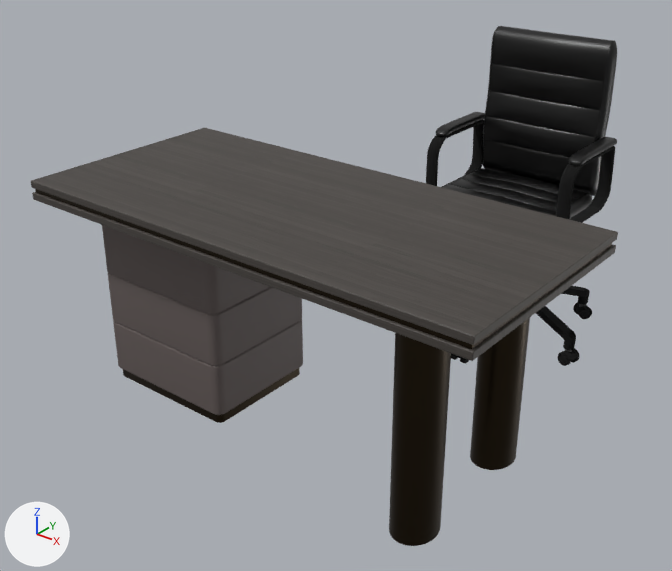
The glTF model public/models/scene.glb as it was, and as the next commit left it.
Rendered twice from a 50 mm camera at (1.09, -1.92, 1.71) aimed at (-0.66, 0.27, 0.35). Every picture has the same lights, and +X, +Y and +Z are marked at lower left. The older version comes first. Where no turn or scale is listed for an object, it has been applied to the vertices.

In view in the first picture: 'Accoudoirs', 'Assise', 'Dossier', 'Roulettes', 'bday2-130' and 1 more.
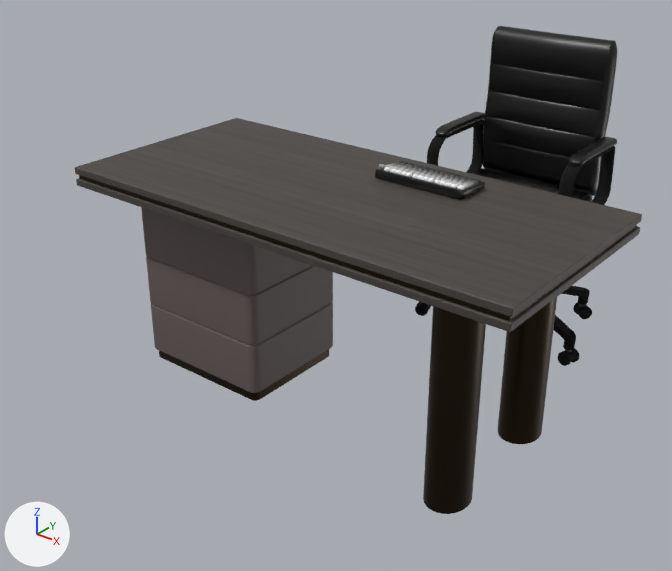
The newer file is also turned or shifted as a whole; pictures and numbers use the older file's frame.

Changed parts and their boxes (x1, y1, x2, y2) in the pictures (672 x 571 px):
'bday2-130', moved
    before: (31, 128, 618, 546)
    after: (75, 118, 642, 514)
'base', added
    after: (375, 161, 485, 200)
    faces in mat_frame_plastic (black #101010): (375, 165, 485, 199)
    faces in mat_white_keycaps (white #ffffff): (384, 167, 465, 190)
    faces in mat_light_gray_keycap_1 (grey #bebebe): (384, 165, 469, 188)
    faces in mat_dark_gray_kecaps (dark grey #515151): (395, 162, 479, 185)
    faces in mat_middle_gray_keycap (grey #7c7c7c): (392, 163, 475, 186)

Patch to the scene script:
```diff
--- a/public/models/scene.glb.py
+++ b/public/models/scene.glb.py
@@ img_keycap_legends @@
+img_keycap_legends = load_image('keycap_legends', '_unpacked/keycap_legends', 2160, 2160, 'sRGB')
@@ mat_dark_gray_kecaps @@
+mat_dark_gray_kecaps = principled_material('dark gray kecaps')
+mat_dark_gray_kecaps.base_color = (0.0833, 0.0833, 0.0833)  # dark grey #515151
@@ mat_black_gray_keycaps @@
+mat_black_gray_keycaps = principled_material('black gray keycaps')
+mat_black_gray_keycaps.base_color = (0.0186, 0.0186, 0.0186)  # black #252525
@@ mat_base_plastic @@
+mat_base_plastic = principled_material('base plastic')
+mat_base_plastic.base_color = (0.00282, 0.00282, 0.00282)  # black #090909
+mat_base_plastic.roughness = 0.6
@@ mat_light_gray_keycap_2 @@
+mat_light_gray_keycap_2 = principled_material('light gray keycap 2')
+mat_light_gray_keycap_2.base_color = (0.333, 0.333, 0.333)  # grey #9c9c9c
@@ mat_keycaps_engraving @@
+mat_keycaps_engraving = bpy.data.materials.new('keycaps engraving')
+# colours: blue #84c4ff, light grey #c0c0c0
+# uses the picture img_keycap_legends
@@ mat_middle_gray_keycap @@
+mat_middle_gray_keycap = principled_material('middle gray keycap')
+mat_middle_gray_keycap.base_color = (0.203, 0.203, 0.203)  # grey #7c7c7c
@@ mat_light_gray_keycap_1 @@
+mat_light_gray_keycap_1 = principled_material('light gray keycap 1')
+mat_light_gray_keycap_1.base_color = (0.516, 0.516, 0.516)  # grey #bebebe
@@ mat_rough_chrome @@
+mat_rough_chrome = principled_material('rough chrome')
+mat_rough_chrome.base_color = (0.619, 0.619, 0.619)  # light grey #cecece
+mat_rough_chrome.metallic = 1.0
+mat_rough_chrome.roughness = 1.0
@@ mat_white_keycaps @@
+mat_white_keycaps = principled_material('white keycaps')
+mat_white_keycaps.base_color = (1.0, 1.0, 1.0)  # white #ffffff
@@ mat_frame_plastic @@
+mat_frame_plastic = principled_material('frame plastic')
+mat_frame_plastic.base_color = (0.00528, 0.00528, 0.00528)  # black #101010
+mat_frame_plastic.roughness = 0.4
@@ me_circle_125 @@
+me_circle_125.from_pydata(...)  # 12386 vertices, 21801 faces; spans x -0.161..0.161, y -0.079..0.059, z -0.003..0.039
+me_circle_125.materials.append(mat_base_plastic)  # black #090909
+me_circle_125.materials.append(mat_keycaps_engraving)
+me_circle_125.materials.append(mat_rough_chrome)  # light grey #cecece
+me_circle_125.materials.append(mat_frame_plastic)  # black #101010
+me_circle_125.materials.append(mat_light_gray_keycap_2)  # grey #9c9c9c
+me_circle_125.materials.append(mat_black_gray_keycaps)  # black #252525
+me_circle_125.materials.append(mat_dark_gray_kecaps)  # dark grey #515151
+me_circle_125.materials.append(mat_middle_gray_keycap)  # grey #7c7c7c
+me_circle_125.materials.append(mat_light_gray_keycap_1)  # grey #bebebe
+me_circle_125.materials.append(mat_white_keycaps)  # white #ffffff
@@ ob_bday2_130 @@
 ob_bday2_130 = bpy.data.objects.new('bday2-130', me_mesh_023)
-ob_bday2_130.location = (0.0, 0.0, 0.0)
+ob_bday2_130.location = (0.0, 0.167, 0.0)
@@ ob_base @@
+ob_base = bpy.data.objects.new('base', me_circle_125)
+ob_base.location = (-0.393, 0.403, 0.744)
```
